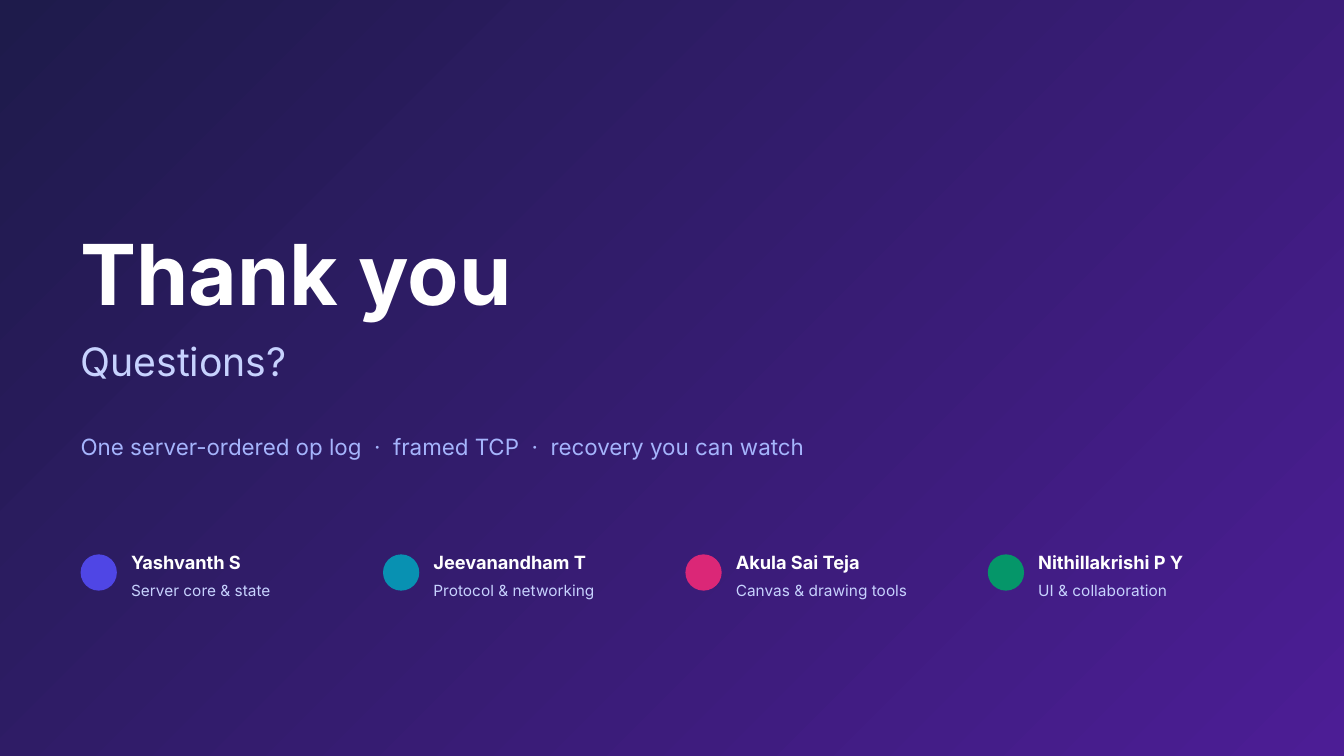
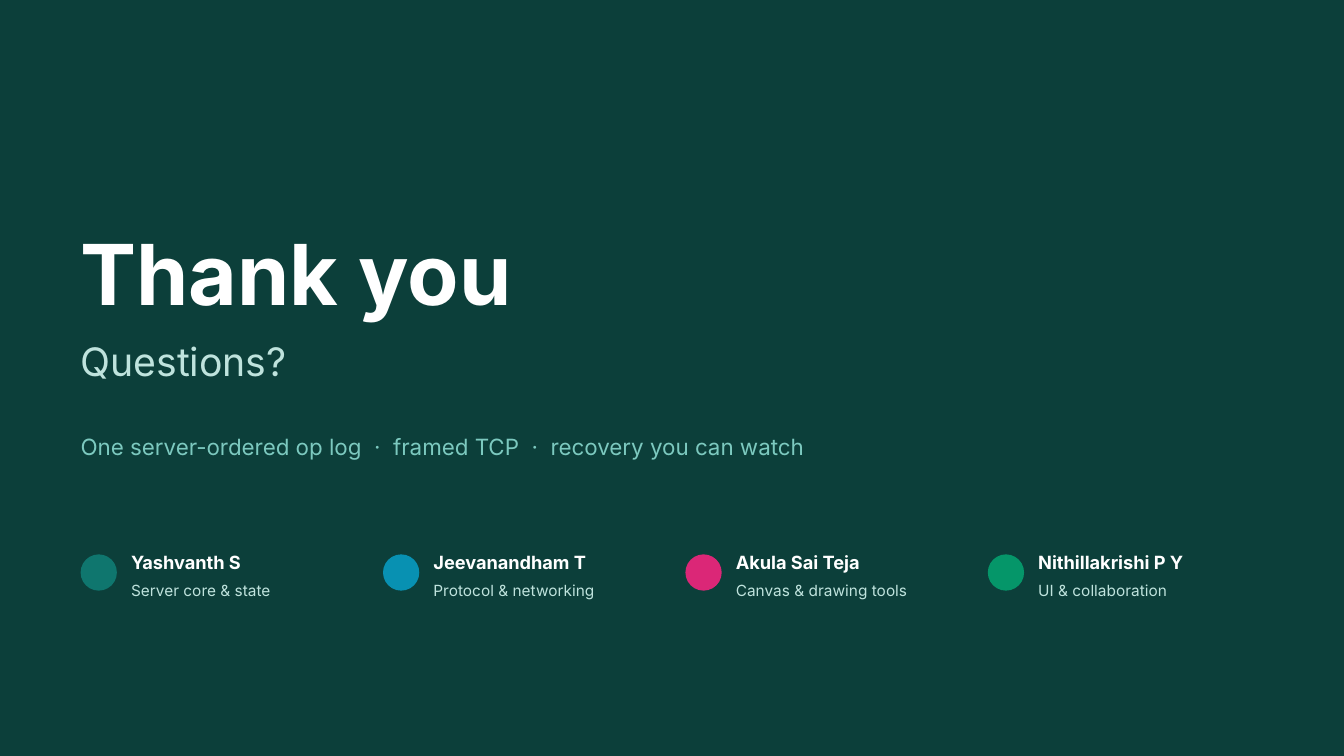
Before and after one commit to YashvanthSankar/cn-course-project, a slide deck: slide 30 of docs/LANBoard_Presentation.pptx. Drawn at 1344x756 pixels with LibreOffice and Linux fonts; fonts in the diff are those of the drawing. Boxes give left, top, right and bottom in pixels: in the first picture for what was removed or moved away, otherwise in the second. Text is boxed around its words. In the diff, an @@ line names an element or a change of style, - is before the commit and + after.

Commit message:
ui+docs: flat teal and amber brand, no purple gradients
- theme: deep-teal accent (#0f766e light, #14a090 dark) and amber second
  colour; primary/danger buttons, chat bubbles, active tool, sliders and
  the Network header are flat colours; accent_gradient() is now a flat brush
- logo and macOS icon: flat teal tile, white squiggle, amber node
- connect dialog hero: flat deep-teal panel
- PDF styles, all diagrams and the deck recoloured the same way; the
  22 screenshots retaken from the real app; PDF and PPTX rebuilt
- test_dashboard: do the op-rate check before cutting bob's connection
  (it stalled only on the macOS CI runner) and report the bot's queue
  if it ever does not settle

```diff
--- a/docs/LANBoard_Presentation.pptx
+++ b/docs/LANBoard_Presentation.pptx
@@ rectangle at [0,0,1344,756]: fill gradient #1E1B4B to #4C1D95 to #0C3F3A @@
@@ text "One server-ordered op log · ..." at [81,438,804,460]: text colour #A5B4FC to #7CC9BF @@
@@ ellipse at [81,555,117,591]: fill #4F46E5 to #0F766E @@
@@ text colour #C7D2FE to #BFE3DD in 5 elements at [81,346,287,379], [131,584,271,596], [433,584,595,600], [736,584,907,600], [1038,584,1166,596] @@
```
Also in this commit, not shown: 21 other slides changed, 39 other files.
